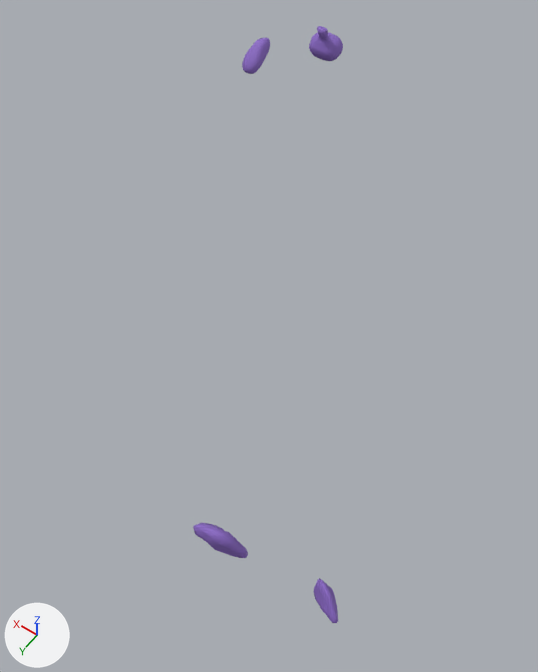
What one commit did to the glTF model soma/public/anatomy/male/endocrine.glb.
One viewpoint serves both versions: a 50 mm camera at (-0.1262, 0.1047, 1.6726) aimed at (0.0324, -0.1173, 1.3238). Every picture has the same lights, and +X, +Y and +Z are marked at lower left. The older version comes first. Where no turn or scale is listed for an object, it has been applied to the vertices.

Script lines for the objects in view, before the commit:
```python
me_fj1796 = bpy.data.meshes.new('FJ1796')
me_fj1796.from_pydata(...)  # 202 vertices, 400 faces; spans x -0.00616..0.00616, y -0.00463..0.00463, z -0.00648..0.00648
me_fj1796.materials.append(mat_endocrine)  # purple #8a68c4
me_fj3129 = bpy.data.meshes.new('FJ3129')
me_fj3129.from_pydata(...)  # 202 vertices, 400 faces; spans x -0.024..0.024, y -0.0101..0.0101, z -0.0224..0.0224
me_fj3129.materials.append(mat_endocrine)  # purple #8a68c4
ob_fj1796 = bpy.data.objects.new('FJ1796', me_fj1796)
ob_fj1796.location = (-0.0006, -0.1058, 1.529)
ob_fj3129 = bpy.data.objects.new('FJ3129', me_fj3129)
ob_fj3129.location = (0.0515, -0.0732, 1.0858)
```
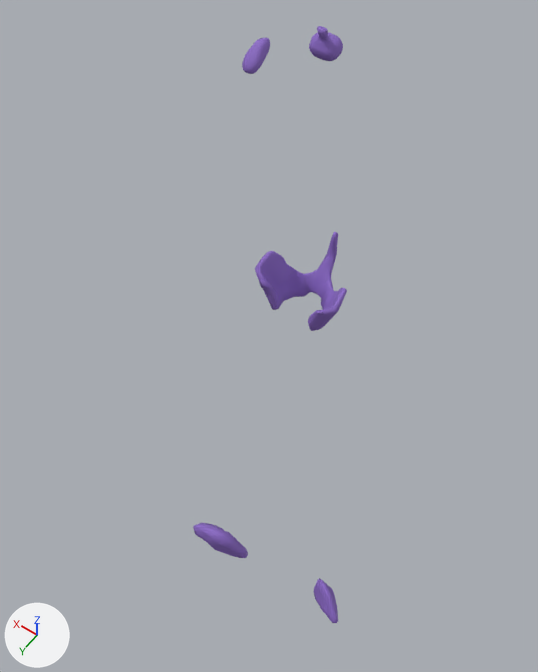
What differs and where, as boxes [x1, y1, x2, y2] in the pictures (538 x 672 px):
```json
{"object": "ZAE5933B68", "change": "added", "after": [255, 232, 347, 331], "on screen": "purple"}
```

Edits to the scene script, one JSON object a line:
```json
{"op": "add", "block": "me_zae5933b68", "code": ["me_zae5933b68 = bpy.data.meshes.new('ZAE5933B68')", "me_zae5933b68.from_pydata(...)  # 391 vertices, 778 faces; spans x -0.0236..0.0236, y -0.0192..0.0192, z -0.0174..0.0174", "me_zae5933b68.materials.append(mat_endocrine)  # purple #8a68c4"]}
{"op": "add", "block": "ob_zae5933b68", "code": ["ob_zae5933b68 = bpy.data.objects.new('ZAE5933B68', me_zae5933b68)", "ob_zae5933b68.location = (-0.0007, -0.1082, 1.4025)"]}
```
